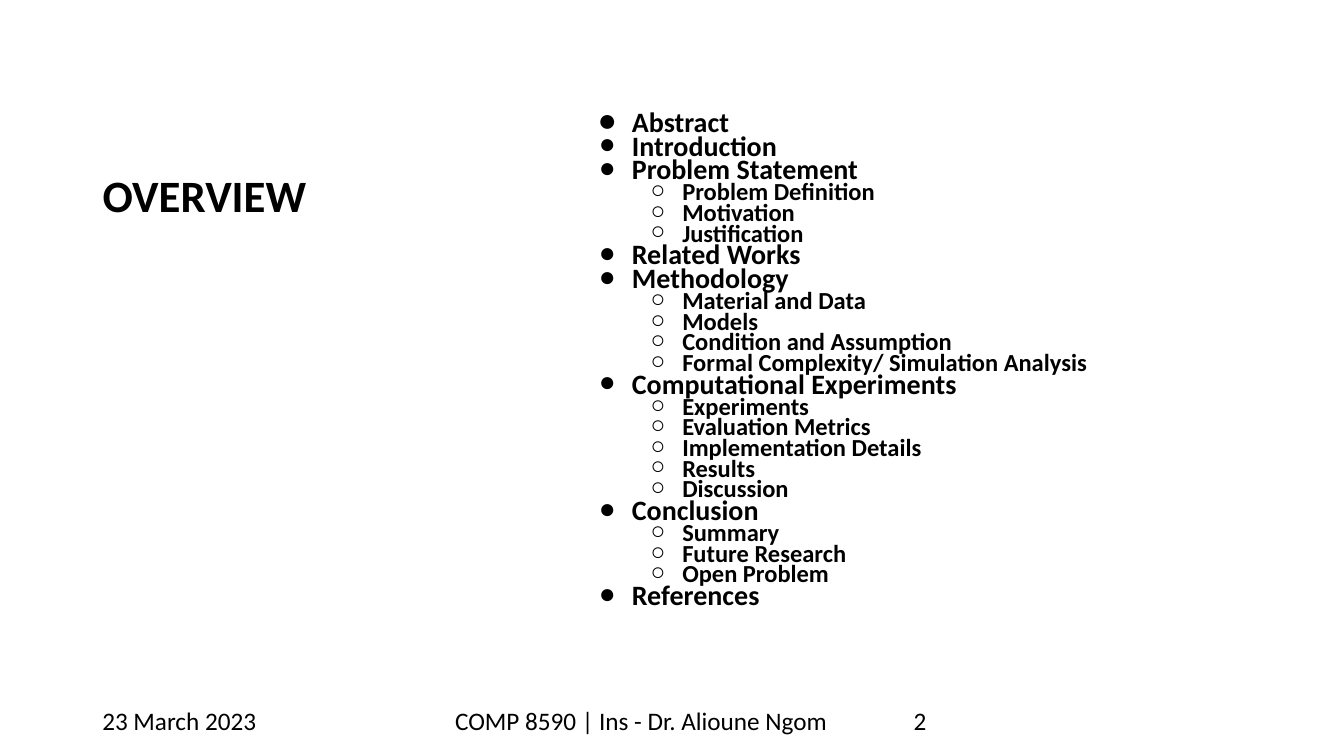
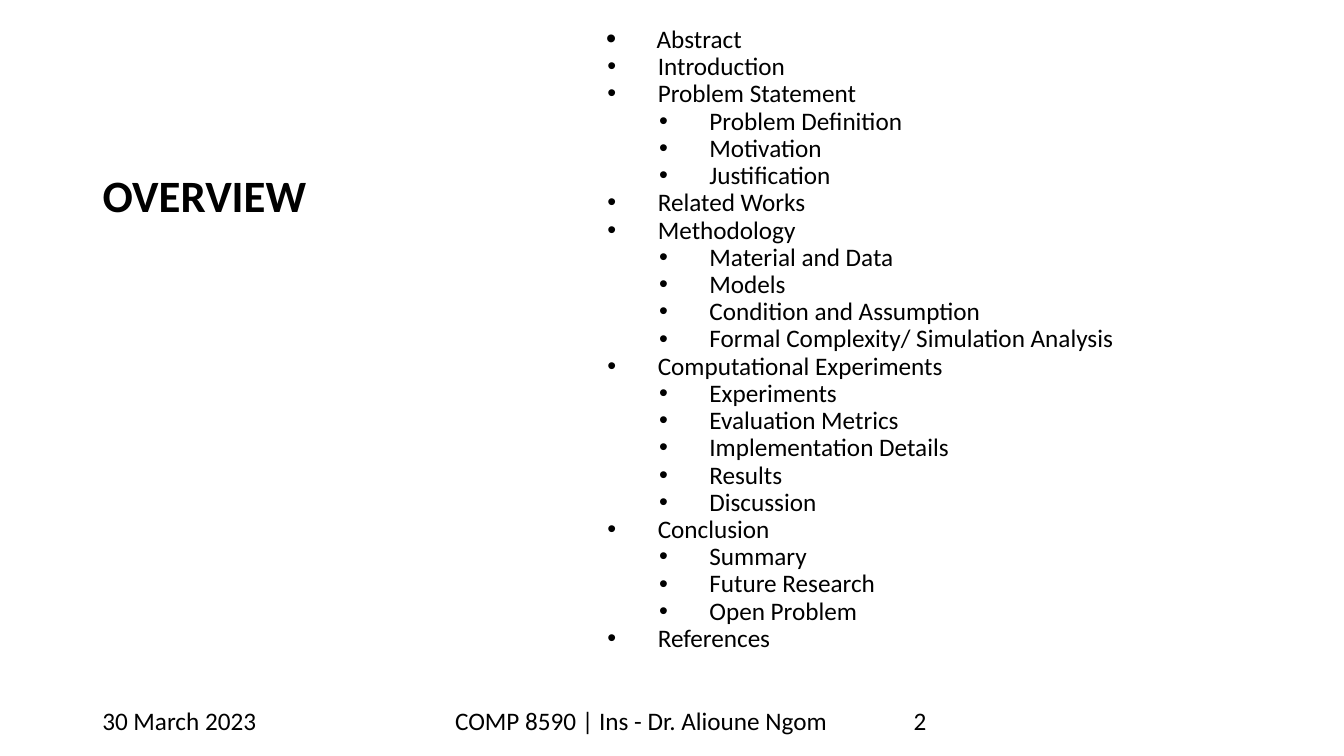
Before and after one commit to mayankkom-dev/stats_final_proj, a slide deck: slide 2 of uwindsortemp_yellowstripe_widescreen (1).pptx. Drawn at 1344x756 pixels with LibreOffice and Linux fonts; fonts in the diff are those of the drawing; background and template pictures are left out. Boxes give left, top, right and bottom in pixels: in the first picture for what was removed or moved away, otherwise in the second. Text is boxed around its words. In the diff, an @@ line names an element or a change of style, - is before the commit and + after.

```diff
--- a/uwindsortemp_yellowstripe_widescreen (1).pptx
+++ b/uwindsortemp_yellowstripe_widescreen (1).pptx
@@ text "Abstract": place and size @@
-text "Abstract" at box(632, 112, 1087, 606)
+text "Abstract" at box(657, 30, 1113, 648)
@@ text "Abstract" at box(657, 30, 1113, 648): size 20 to 18 pt in "Abstract", "Introduction", "Problem Statement", "Related Works" and 4 more places; bold off; size 17.5 to 18 pt in "Problem Definition", "Motivation", "Justification", "Material and Data" and 11 more places; bullet ● to •; line spacing 0.7 to 0.9; bullet ○ to • @@
@@ text at box(102, 712, 256, 730): text changed @@
-23 March 2023
+30 March 2023
```
Also in this commit, not shown: 29 other slides changed, 6 slides added, 2 slides removed.
